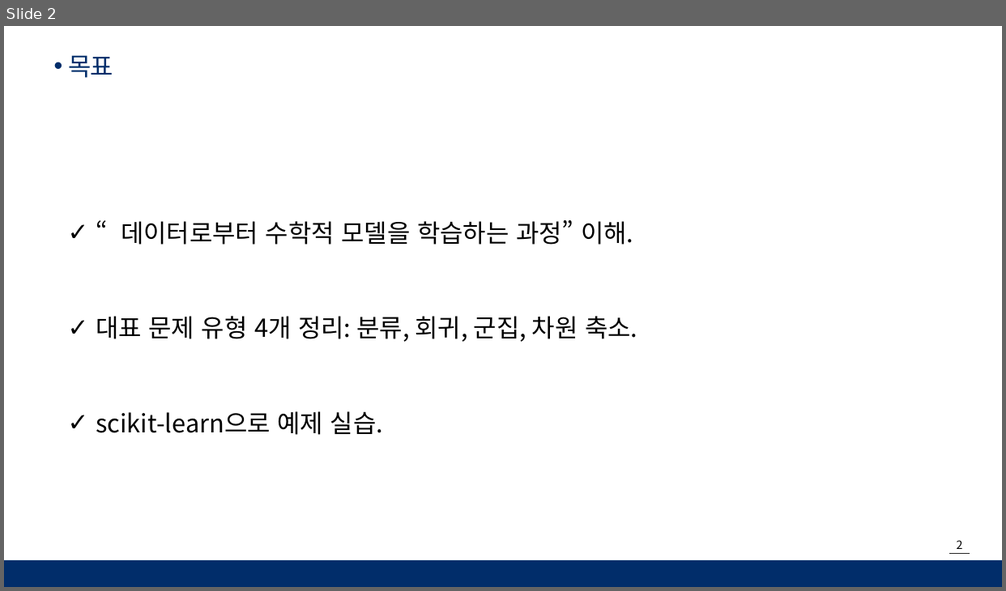
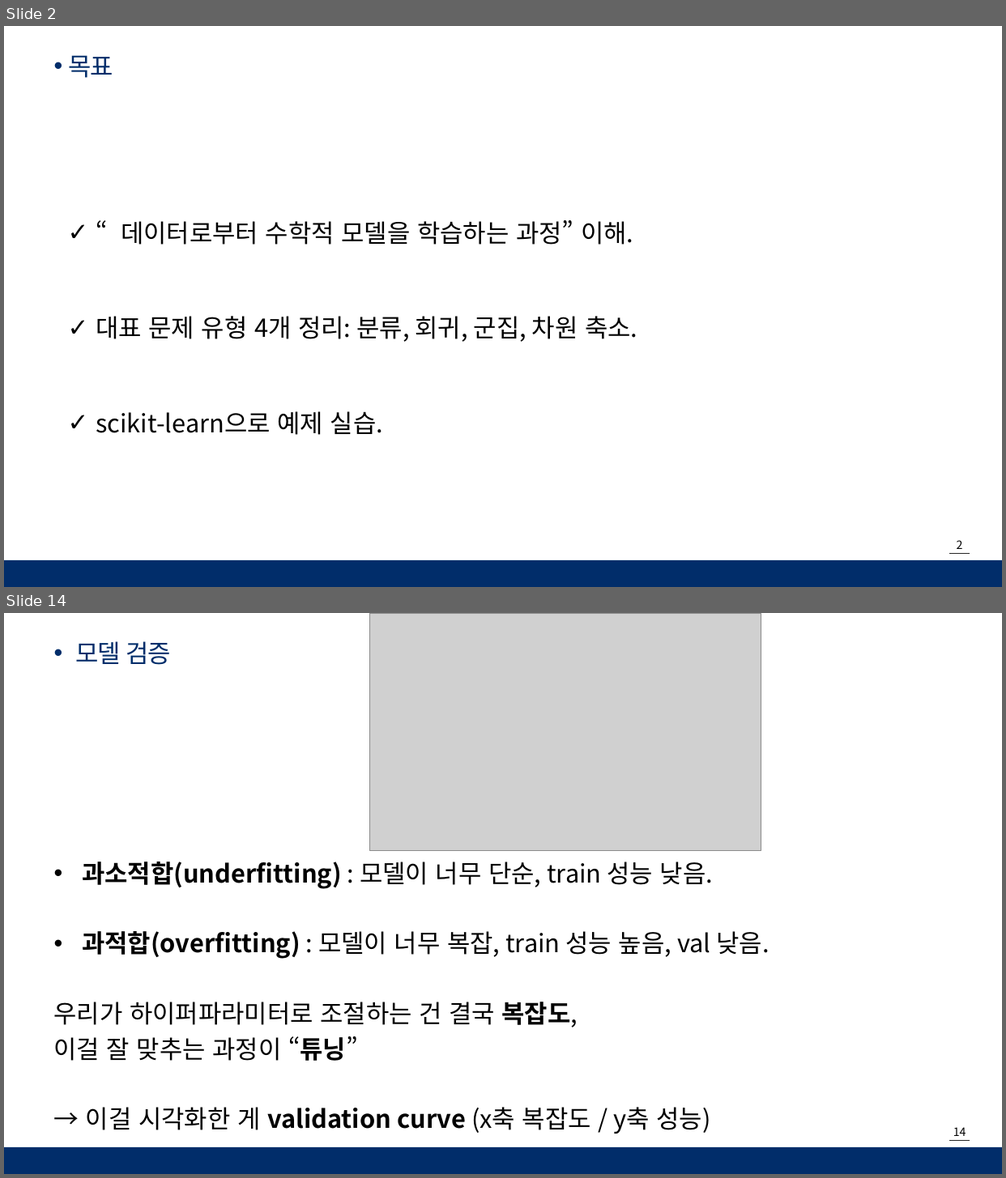
Before and after one commit to moonjanghyun/numpy, a slide deck: 머신러닝 _ MJH.pptx. Shown one above the other, each under a label of ours: slide 2 before the commit, slides 2 and 14 after it; the slides between them are not shown. The pictures are 1006x591 and 1006x1178 pixels, drawn with LibreOffice and Linux fonts; fonts in the diff are those of the drawing; grey boxes stand for pictures; background and template pictures are left out. Boxes give left, top, right and bottom in pixels: in the first picture for what was removed or moved away, otherwise in the second. Text is boxed around its words. In the diff, an @@ line names an element or a change of style, - is before the commit and + after.

```diff
--- a/머신러닝 _ MJH.pptx
+++ b/머신러닝 _ MJH.pptx
@@ slide 14 added at [4,613,1002,1174], background #FFFFFF; not listed: 3 template elements that a slide beside it also shows @@
@@ picture added at [370,613,761,850] @@
@@ text added at [75,641,171,665], 24 pt, text #012D6A @@
+• 모델 검증
@@ text added at [54,862,769,1134], 24 pt, text #000000 @@
+• 과소적합(underfitting) : 모델이 너무 단순, train 성능 낮음.
+• 과적합(overfitting) : 모델이 너무 복잡, train 성능 높음, val 낮음.
+우리가 하이퍼파라미터로 조절하는 건 결국 복잡도,
+이걸 잘 맞추는 과정이 “튜닝”
+→ 이걸 시각화한 게 validation curve (x축 복잡도 / y축 성능)
```
Also in this commit, not shown: 7 slides changed, 13 other slides added.
